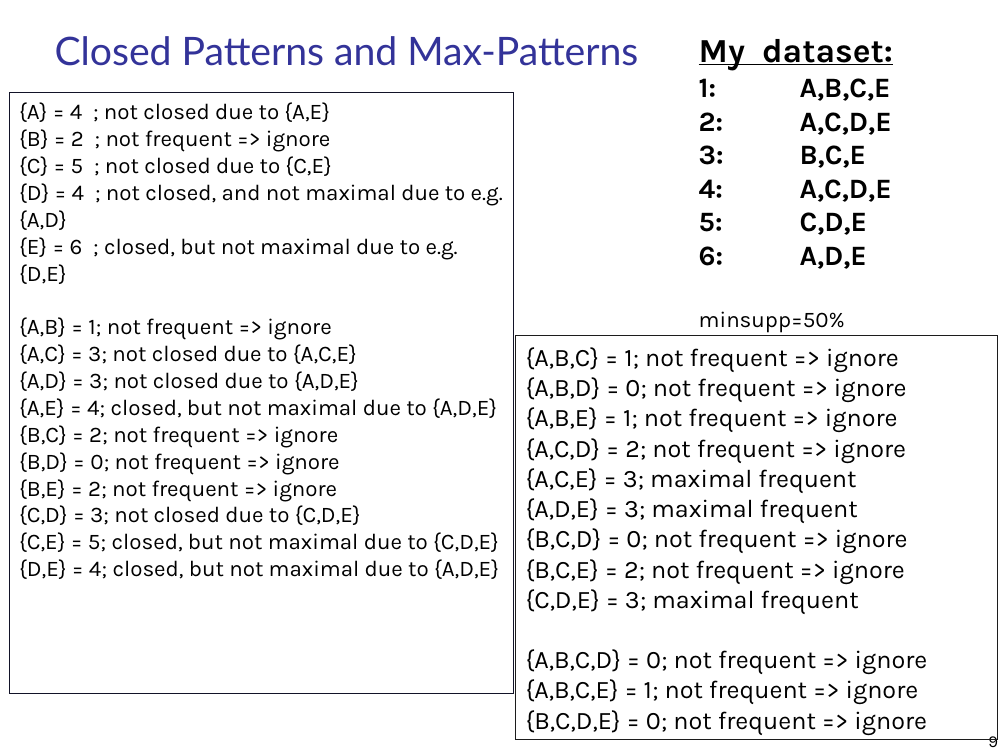
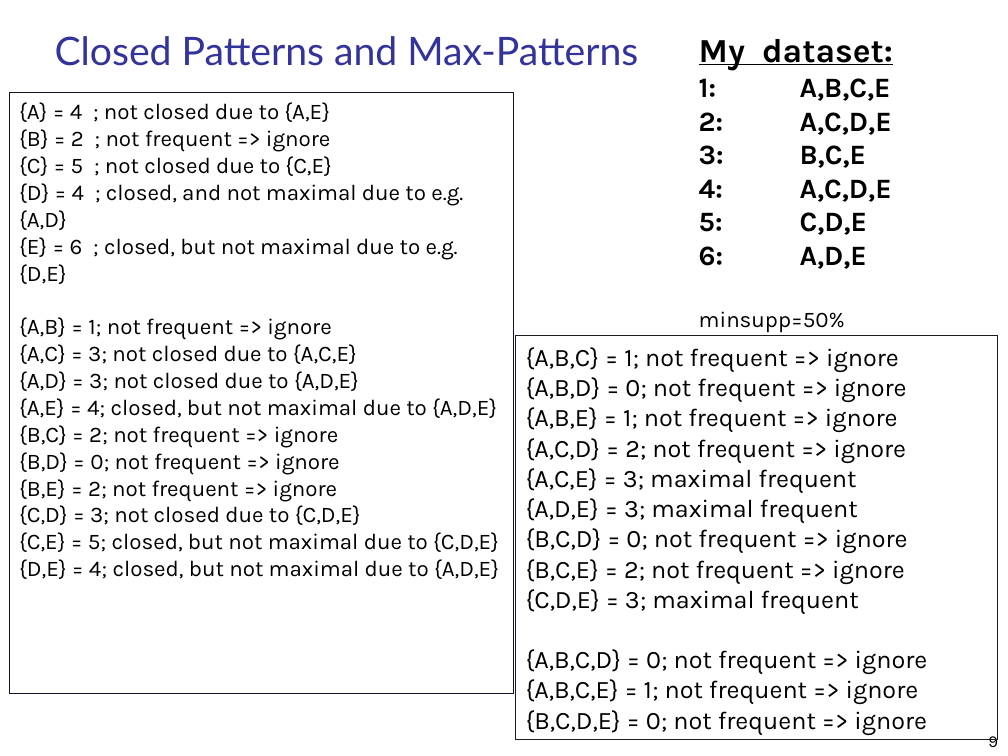
Before and after one commit to mohandesosama/data_warehouse_and_data_mining, a slide deck: slide 9 of Datamining-Slides/05FPBasic.ppt. Drawn at 1008x756 pixels with LibreOffice and Linux fonts; fonts in the diff are those of the drawing. Boxes give left, top, right and bottom in pixels: in the first picture for what was removed or moved away, otherwise in the second. Text is boxed around its words. In the diff, an @@ line names an element or a change of style, - is before the commit and + after.

```diff
--- a/Datamining-Slides/05FPBasic.ppt
+++ b/Datamining-Slides/05FPBasic.ppt
@@ text in rectangle at (19,183,463,230): text changed @@
-{D} = 4 ; not closed, and not maximal due to e.g. {A,D}
+{D} = 4 ; closed, and not maximal due to e.g. {A,D}
```
Also in this commit, not shown: 2 other files.
